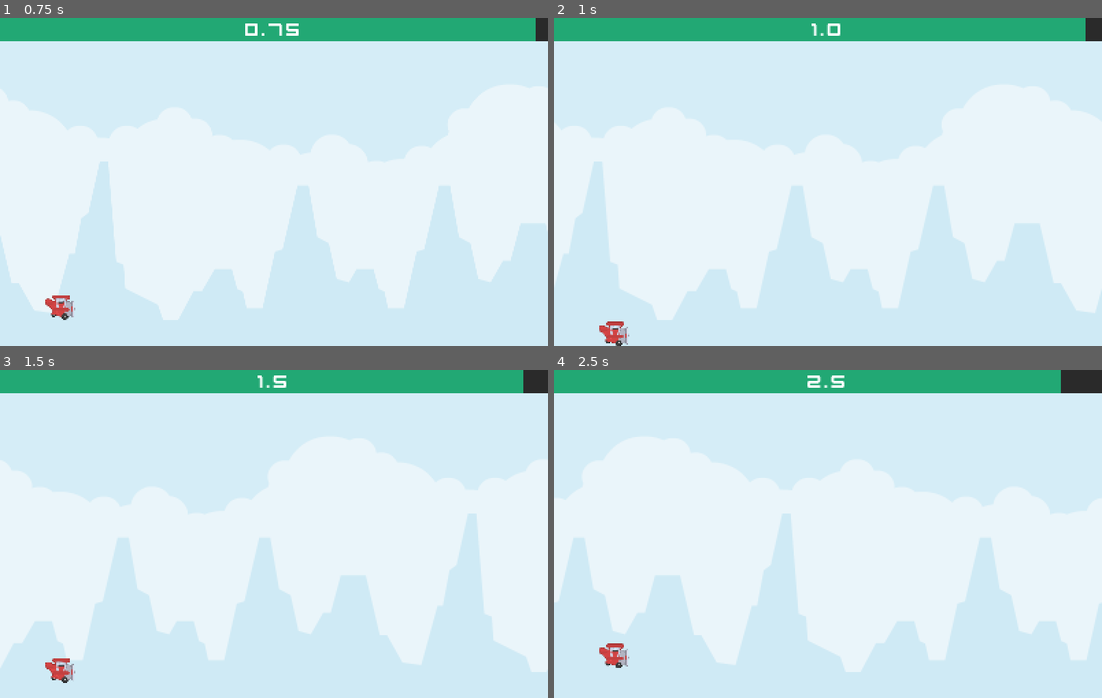
Above: before the commit, frames 1-4 (two rows, left to right).
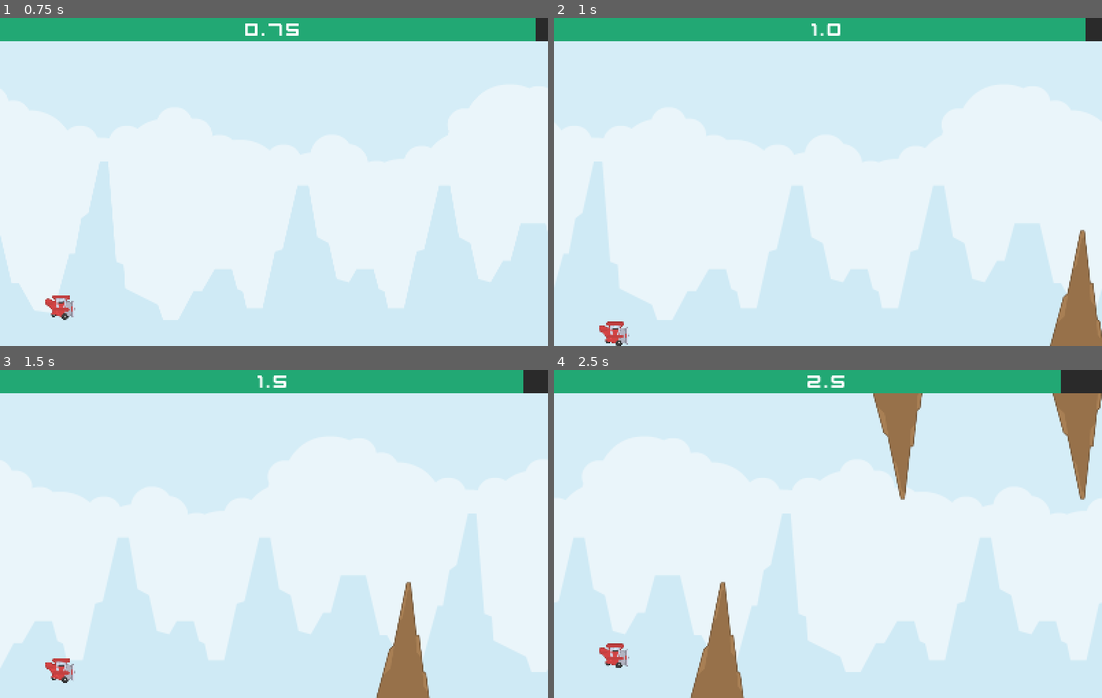
Above: after the commit, the same moments.

Repository: boflynn/tappy-plane
Game: Godot game, scene res://Main.tscn
Same seed, same stepped clock (60 frames per second), same inputs: the game is played once before the commit and once after it.
Inputs (mouse positions are in pixels of both pictures, inside the frame that each line leads up to):
- Up to frame 1 (0.75 s): move the mouse to (394, 165) at 0.52 s; click (394, 165) at 0.6 s
- Up to frame 2 (1 s): no input
- Up to frame 3 (1.5 s): move the mouse to (164, 550) at 1.27 s; click (164, 550) at 1.35 s
- Up to frame 4 (2.5 s): move the mouse to (882, 461) at 2.02 s; click (882, 461) at 2.1 s

Frame 1 is identical in both runs. In frame 2, 1.8% of the frame differs, in the area x 90-100%, y 64-100%; in frame 3, 1.8%; in frame 4, 4.8%, in the area x 24-100%, y 7-100%.

Commit message:
Add timer that creates obstacles

Diff:
--- a/Main.tscn
+++ b/Main.tscn
@@ -1,8 +1,9 @@
-[gd_scene load_steps=11 format=3 uid="uid://c61kof8wfjr2v"]
+[gd_scene load_steps=12 format=3 uid="uid://c61kof8wfjr2v"]
 
 [ext_resource type="Texture2D" uid="uid://dijkxlbopqdoj" path="res://assets/Background.png" id="1_glv2v"]
 [ext_resource type="Script" uid="uid://c7tpirasxr6mc" path="res://main.gd" id="1_r0du0"]
 [ext_resource type="Script" uid="uid://ds504ekq4v4id" path="res://background.gd" id="1_uu6xs"]
+[ext_resource type="PackedScene" uid="uid://dxfix0psy131n" path="res://Obstacle.tscn" id="2_lgr22"]
 [ext_resource type="Texture2D" uid="uid://c8sxwrxr1nnlx" path="res://assets/Player.png" id="4_cm0pq"]
 [ext_resource type="Script" uid="uid://din2leqy5fiup" path="res://player.gd" id="4_fos0i"]
 [ext_resource type="FontFile" uid="uid://6eqtas3hc67a" path="res://assets/kenvector_future.ttf" id="6_3dxm6"]
@@ -21,6 +22,11 @@
 
 [node name="Main" type="Node"]
 script = ExtResource("1_r0du0")
+obstacle = ExtResource("2_lgr22")
+
+[node name="SpawnerTimer" type="Timer" parent="."]
+wait_time = 0.75
+autostart = true
 
 [node name="Background" type="Node2D" parent="." groups=["lefties"]]
 position = Vector2(0, 480)
@@ -93,3 +99,5 @@
 text = "0"
 horizontal_alignment = 1
 vertical_alignment = 1
+
+[connection signal="timeout" from="SpawnerTimer" to="." method="_on_spawner_timer_timeout"]
--- a/main.gd
+++ b/main.gd
@@ -1,9 +1,12 @@
 extends Node
+
+@export var obstacle: PackedScene
 
 var background_movement_speed: int = 700
 var health_decrease_speed: int = 3
 var health: float = 100
 var score: float = 0
+var spawned_obstacle_position_x: int = 1700
 
 func _process(delta: float):
 	for lefty in get_tree().get_nodes_in_group("lefties"):
@@ -18,3 +21,16 @@
 	var decimal_index: int = formatted_score.find(".")
 	formatted_score = formatted_score.left(decimal_index + 3)
 	$UI/HealthBar/ScoreLabel.text = formatted_score
+
+func _on_spawner_timer_timeout() -> void:
+	var top: bool = randi() % 2 == 0
+	var obstacle_instance : Area2D = obstacle.instantiate()
+	obstacle_instance.position.x = spawned_obstacle_position_x
+
+	if top:
+		obstacle_instance.position.y = 200
+	else:
+		obstacle_instance.position.y = 800
+		obstacle_instance.scale.y *= -1
+
+	add_child(obstacle_instance)
